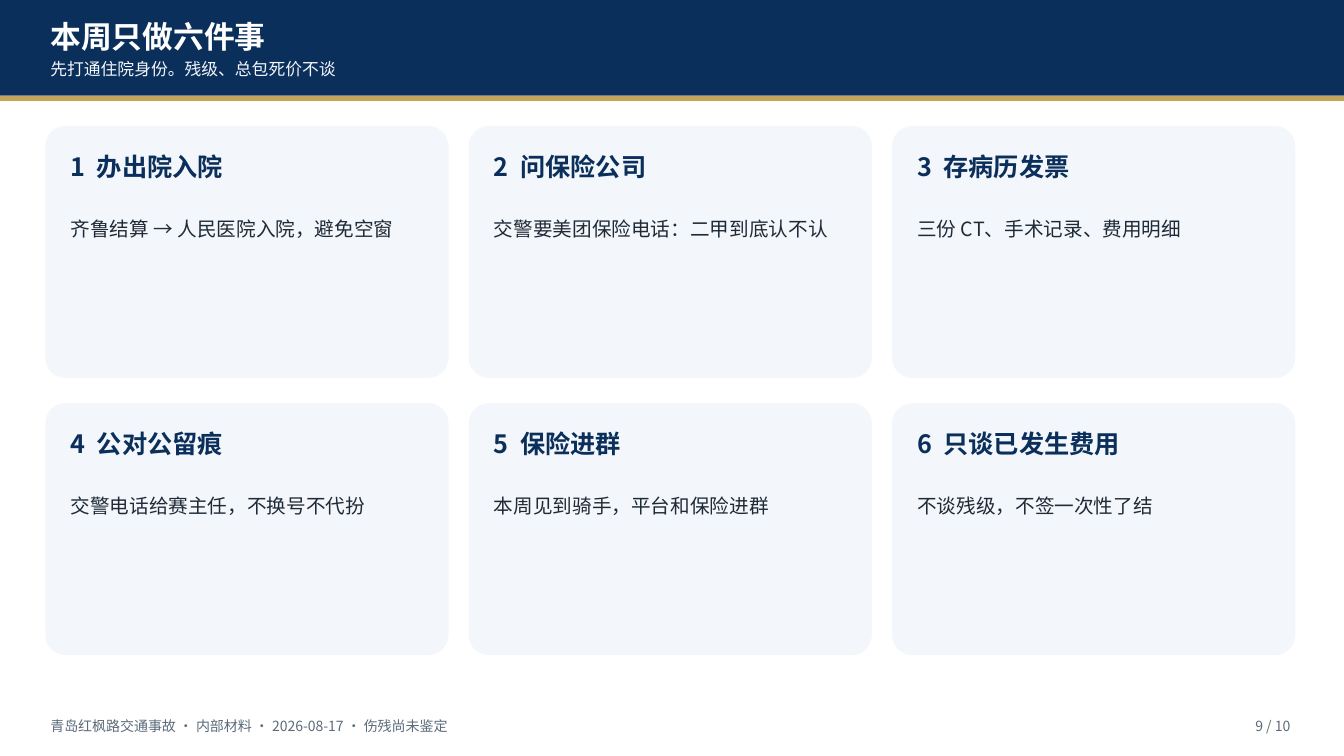
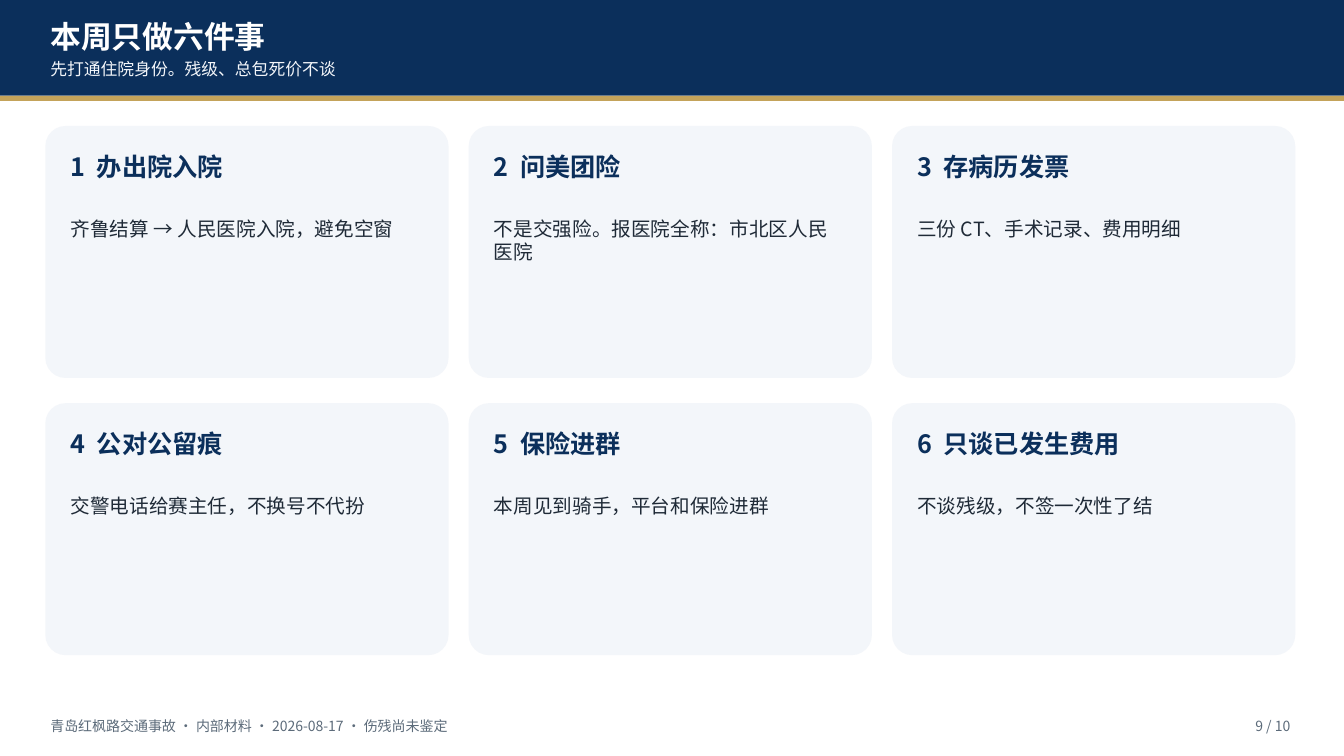
Before and after one commit to hujigang2010-maker/AIDEN, a slide deck: slide 9 of deliverables/青岛红枫路交通事故_伤情与伤残简报_20260817.pptx. Drawn at 1344x756 pixels with LibreOffice and Linux fonts; fonts in the diff are those of the drawing. Boxes give left, top, right and bottom in pixels: in the first picture for what was removed or moved away, otherwise in the second. Text is boxed around its words. In the diff, an @@ line names an element or a change of style, - is before the commit and + after.

```diff
--- a/deliverables/青岛红枫路交通事故_伤情与伤残简报_20260817.pptx
+++ b/deliverables/青岛红枫路交通事故_伤情与伤残简报_20260817.pptx
@@ text at [494, 154, 621, 178]: text changed @@
-2 问保险公司
+2 问美团险
@@ text at [494, 219, 828, 261]: text changed @@
-交警要美团保险电话：二甲到底认不认
+不是交强险。报医院全称：市北区人民医院
```
Also in this commit, not shown: 2 other slides changed, 8 other files.
